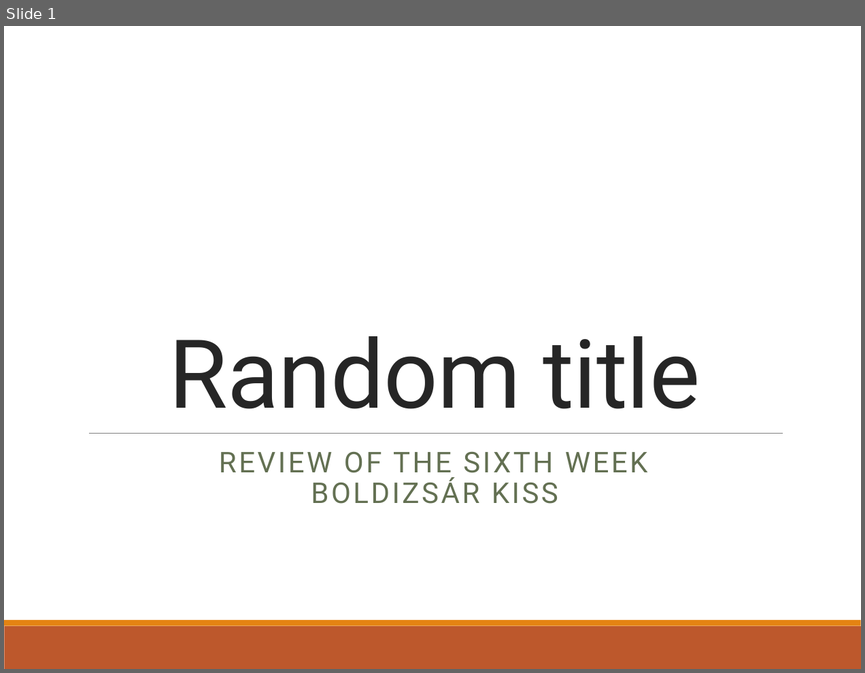
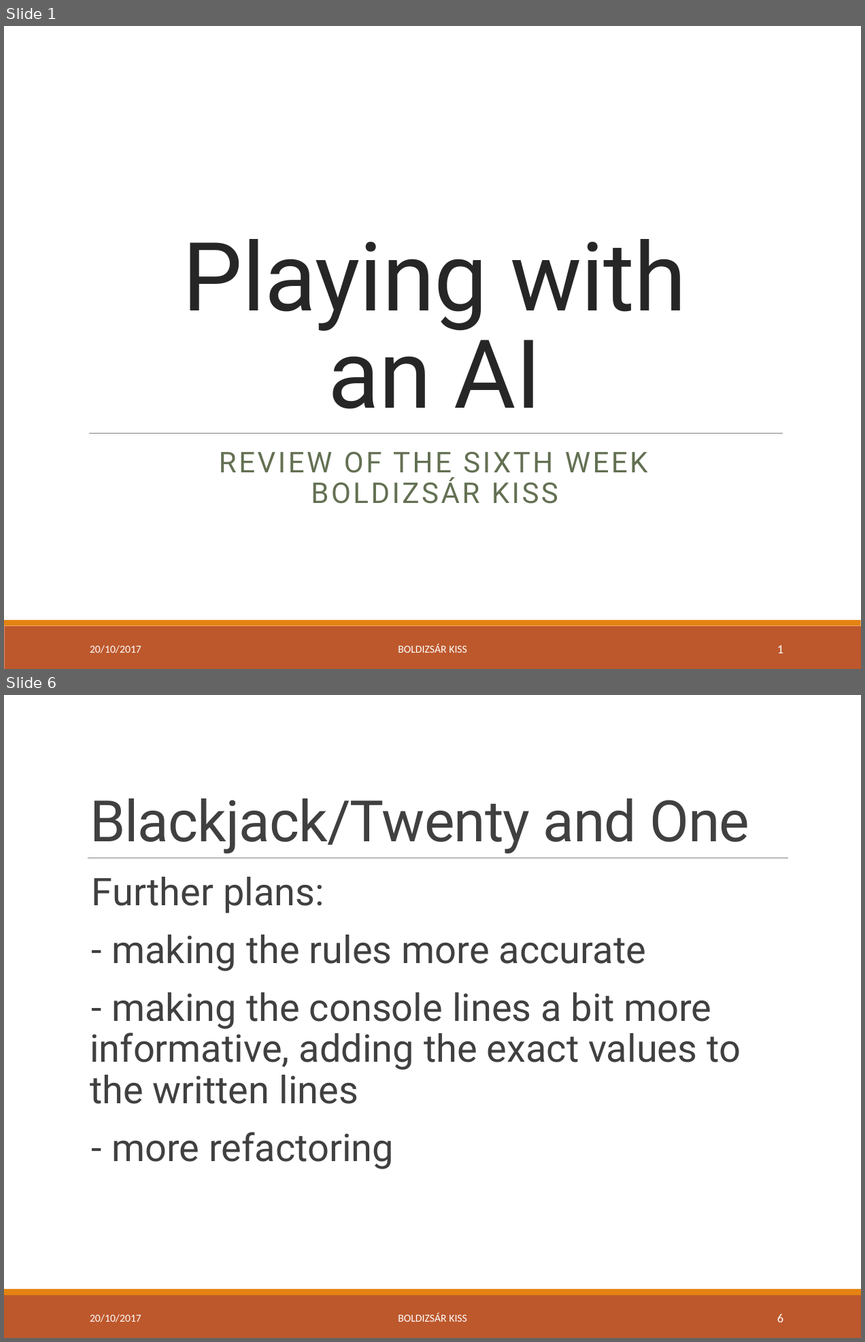
Before and after one commit to green-fox-academy/bpo106, a slide deck: week06/day05/demo/ppt-w06.pptx. Shown one above the other, each under a label of ours: slide 1 before the commit, slides 1 and 6 after it; the slides between them are not shown. The pictures are 865x673 and 865x1342 pixels, drawn with LibreOffice and Linux fonts; fonts in the diff are those of the drawing. Boxes give left, top, right and bottom in pixels: in the first picture for what was removed or moved away, otherwise in the second. Text is boxed around its words. In the diff, an @@ line names an element or a change of style, - is before the commit and + after.

```diff
--- a/week06/day05/demo/ppt-w06.pptx
+++ b/week06/day05/demo/ppt-w06.pptx
@@ slide 6 added at box(4, 695, 861, 1338), background #FFFFFF; not listed: 2 template elements that a slide beside it also shows @@
@@ title added at box(90, 798, 749, 853), 48 pt, text #404040 @@
+Blackjack/Twenty and One
@@ line added from (88, 858) to (788, 858), #808080 0.5 pt @@
@@ text added at box(90, 877, 740, 1169), 32 pt, text #404040 @@
+  Further plans:
+  - making the rules more accurate
+  - making the console lines a bit more informative, adding the exact values to the written lines
+  - more refactoring
@@ text added at box(90, 1314, 141, 1322), 9 pt, text #FFFFFF @@
+20/10/2017
@@ text added at box(398, 1312, 467, 1321), 9 pt, text #FFFFFF @@
+BOLDIZSÁR KISS
@@ page number added at box(777, 1313, 783, 1322), 10.5 pt, text #FFFFFF @@
+6
@@ slide 1 changed as well @@
@@ title at box(183, 239, 686, 409): text changed @@
-Random title
+Playing with
+an AI
@@ text added at box(90, 645, 141, 653), 9 pt, text #FFFFFF @@
+20/10/2017
@@ text added at box(398, 643, 467, 652), 9 pt, text #FFFFFF @@
+BOLDIZSÁR KISS
@@ page number added at box(777, 645, 783, 653), 10.5 pt, text #FFFFFF @@
+1
```
Also in this commit, not shown: 2 other slides changed, 3 other slides added, 2 slides removed, 4 other files.
